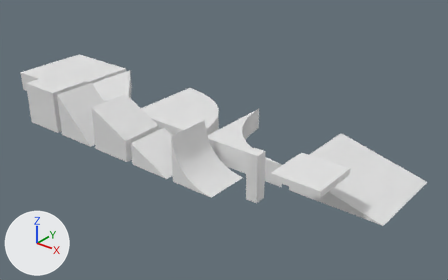
A saved change to the Blender file data-source/blend/gridmap-new.blend.
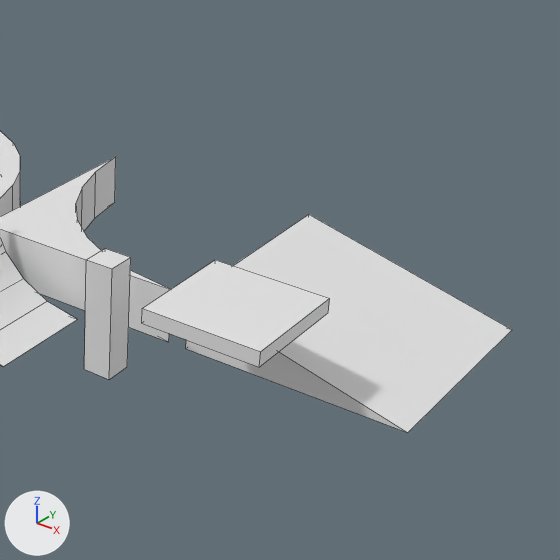
There are two pictures of each version: one whole from a 50 mm lens placed at (58.0, -48.6, 35.6), pointed at (10.4, 11.0, -1.3), one close up on the part from 47% to 100% of the width and 15% to 100% of the height. Lighting does not change. The marker at lower left points along +X, +Y and +Z. The close-ups show mesh edges as thin lines.

The first close-up shows '2_LayerAngleConvex-col', '3_LayerAngleConcave-col', '4_LayerSlope-col', '9_BlockRampD-col', 'A_Barrier-col', 'B_BlockThin-col'.
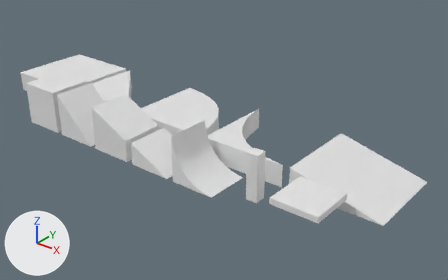
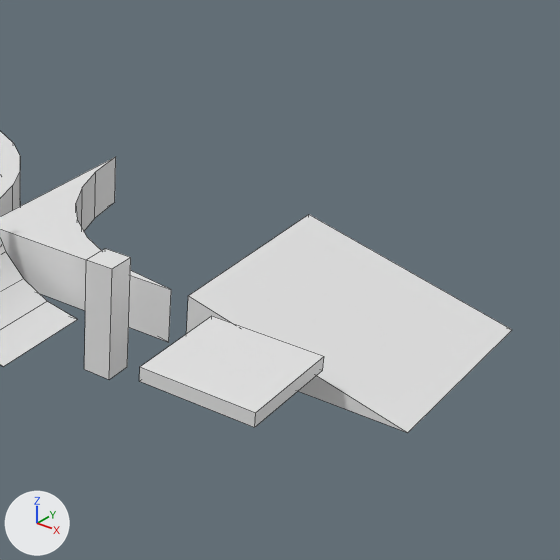
Commit message: Move thin block tile down for easier manipulation

The change in detail:
me_cube_002 has 8 vertices, 6 faces and spans x -1.5..4.5, y -1.5..4.5, z 3.75..4.5.
me_cube_002 is used by ob_b_blockthin_col; location (28.0, 0.0, 0.0).
me_cube_002 part 1: the whole mesh is moved by (0.0, 0.0, -3.0).

Boxes (x1, y1, x2, y2) around the edits, measured in the close-ups (560 x 560 px):
'B_BlockThin-col', mesh moved: before (142, 260, 330, 367); after (139, 316, 324, 427)
